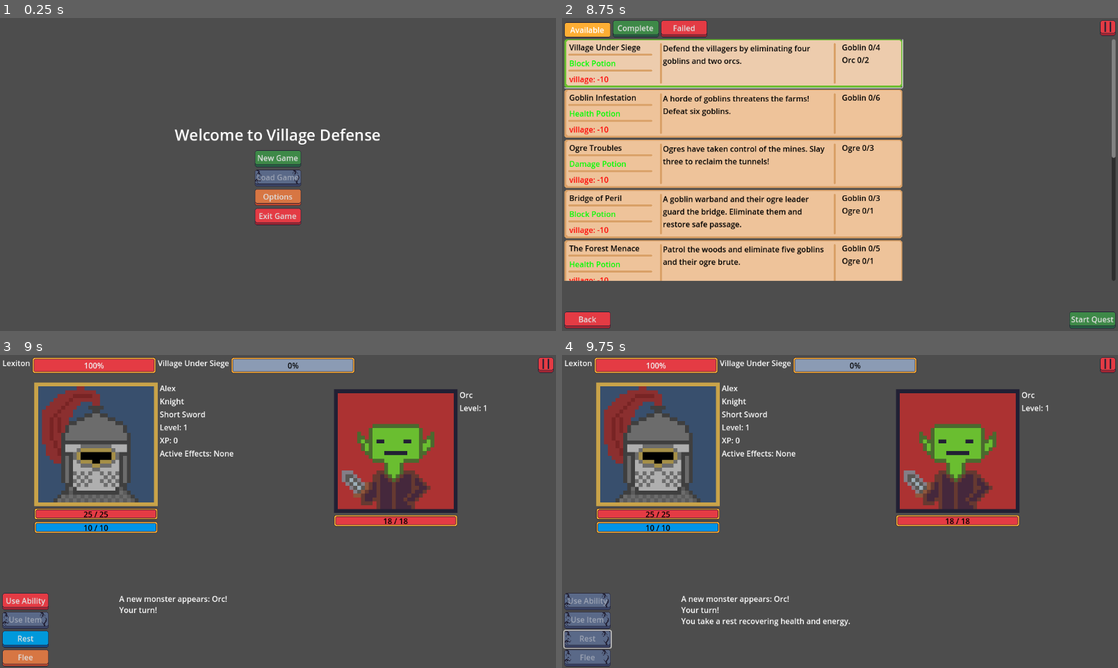
Above: before the commit, frames 1-4 (two rows, left to right).
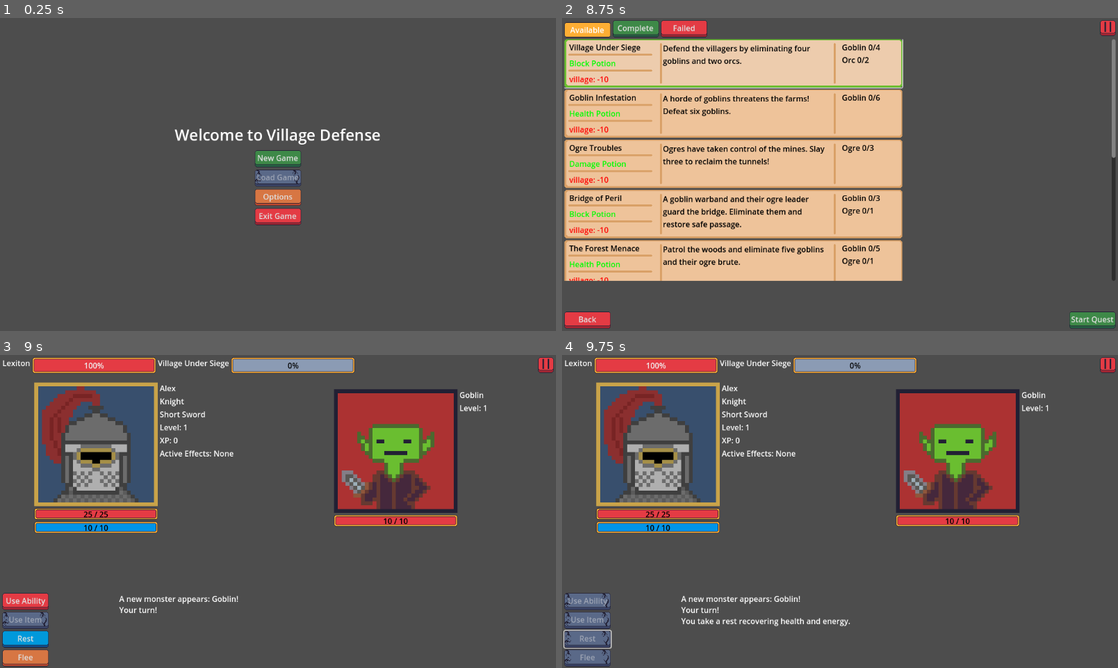
Above: after the commit, the same moments.

Repository: navtges3/PixelValley
Game: Godot game, scene res://scenes/ui/screens/main_menu_screen.tscn
The game is run twice, just before and just after one commit, with the same random seed, the same clock (stepped at 60 frames per second) and the same inputs.
Inputs (mouse positions are in pixels of both pictures, inside the frame that each line leads up to):
- Up to frame 1 (0.25 s): no input
- Up to frame 2 (8.75 s): click "New Game" at 0.5 s; click (873, 221) at 1.27 s; type "Alex" at 1.35 s; click (806, 149) at 2.02 s; click "Create Hero" at 2.75 s; click "Empty Slot 1" at 3.5 s; click "Quests" at 4.25 s; click "Available" at 5 s; click "Complete" at 5.75 s; click "Failed" at 6.5 s; click "Available" at 7.25 s; click (734, 64) at 8 s
- Up to frame 3 (9 s): click "Start Quest" at 8.75 s
- Up to frame 4 (9.75 s): click "Rest" at 9.5 s

Frames 1-2 are identical in both runs. In frame 3, 0.1% of the frame differs, in the area x 38-87%, y 11-79%; in frame 4, 0.1%.

Commit message:
Refactor battle management and UI updates for improved signal handling and clarity

Diff:
--- a/scripts/systems/battle_manager.gd
+++ b/scripts/systems/battle_manager.gd
@@ -3,9 +3,8 @@
 enum BattleState { PLAYER_TURN, MONSTER_TURN, RESOLVING, VICTORY, DEFEAT }
 
 var hero: HeroInstance
-var monster_ui: MonsterUI
+var monster: Monster
 var current_quest: Quest
-var battle_log: RichTextLabel
 
 var state = BattleState.PLAYER_TURN
 
@@ -15,18 +14,20 @@
 signal monster_turn()
 signal quest_completed()
 signal hero_defeated()
+signal battle_log_updated(msg: String)
+signal monster_updated(monster_ref: Monster)
+signal hero_updated(hero_ref: HeroInstance)
 
-func start_battle(hero_ref: HeroInstance, monster_ui_ref: MonsterUI, current_quest_ref: Quest, battle_log_ref: RichTextLabel) -> void:
+func start_battle(hero_ref: HeroInstance, current_quest_ref: Quest) -> void:
 	hero = hero_ref
-	monster_ui = monster_ui_ref
 	current_quest = current_quest_ref
-	battle_log = battle_log_ref
+	emit_signal("hero_updated", hero)
 	get_new_monster()
 	start_player_turn()
 
 func start_player_turn() -> void:
-	log_battle("Your turn!")
 	state = BattleState.PLAYER_TURN
+	emit_signal("battle_log_updated", "Your turn!")
 	emit_signal("player_turn")
 
 func player_ability_selected(ability_name: String) -> void:
@@ -35,63 +36,74 @@
 	# Find the ability by name
 	var ability = hero.get_ability_by_name(ability_name)
 	if ability and hero.can_use_ability(ability_name):
-		log_battle("Hero uses %s!" % ability_name)
+		emit_signal("battle_log_updated", "Hero uses %s!" % ability_name)
+
 		if ability is AttackAbility:
-			var monster_health = monster_ui.monster.current_hp
-			if ability.apply_attack(monster_ui.monster, hero.attack_modifier):
+			var old_hp = monster.current_hp
+			if ability.apply_attack(monster, hero.attack_modifier):
 				hero.use_energy(ability.energy_cost)
-				log_battle("%s took %d damage" % [monster_ui.monster.name, monster_health - monster_ui.monster.current_hp])
+				var damage = old_hp - monster.current_hp
+				emit_signal("battle_log_updated", "%s took %d damage" % [monster.name, damage])
+				emit_signal("monster_updated", monster)
+				emit_signal("hero_updated", hero)
 			end_player_turn()
+
 		elif ability is UtilityAbility:
 			if ability.apply_utility(hero):
 				hero.use_energy(ability.energy_cost)
-				log_battle("%s applied %s to self." % [hero.hero_name, ability.utility_effect])
+				emit_signal("battle_log_updated", "%s applied %s to self." % [hero.hero_name, ability.utility_effect])
+				emit_signal("hero_updated", hero)
 			end_player_turn()
-		else:
-			log_battle("Unknown ability type.")
 	else:
-		state = BattleState.PLAYER_TURN
-		log_battle("You can't use %s." % ability_name)
+		emit_signal("battle_log_updated", "You can't use %s." % ability_name)
 
 func rest() -> void:
 	if state != BattleState.PLAYER_TURN:
 		return
 	hero.rest()
-	log_battle("You take a rest recovering health and energy.")
+	emit_signal("battle_log_updated", "You take a rest recovering health and energy.")
+	emit_signal("hero_updated", hero)
 	end_player_turn()
 
 func end_player_turn() -> void:
 	if state != BattleState.PLAYER_TURN:
 		return
+
 	hero.update_cooldown()
-	if monster_ui.monster.is_alive():
+	emit_signal("hero_updated", hero)
+
+	if monster.is_alive():
 		state = BattleState.MONSTER_TURN
 		emit_signal("monster_turn")
 		await get_tree().create_timer(0.5).timeout
 		enemy_turn()
 	else:
-		var experience = monster_ui.monster.calculate_experience()
-		log_battle("You defeated %s! You gain %d experience." % [monster_ui.monster.name, experience])
+		var experience = monster.calculate_experience()
+		emit_signal("battle_log_updated", "You defeated %s! You gain %d experience." % [monster.name, experience])
 		hero.gain_experience(experience)
-		if current_quest.slay_monster(monster_ui.monster.name):
+		emit_signal("hero_updated", hero)
+
+		if current_quest.slay_monster(monster.name):
 			end_battle(true)
 		else:
-			emit_signal("monster_slain", monster_ui.monster.name)
+			emit_signal("monster_slain", monster.name)
 
 func get_new_monster() -> void:
 	var new_monster_name = current_quest.get_monster()
 	if new_monster_name == "":
-		log_battle("No more monsters to fight!")
+		emit_signal("battle_log_updated", "No more monsters to fight!")
 		end_battle(true)
 	else:
-		emit_signal("new_monster", MonsterLoader.get_monster(new_monster_name, hero.level))
-		log_battle("A new monster appears: %s!" % new_monster_name)
+		monster = MonsterLoader.get_monster(new_monster_name, hero.level)
+		emit_signal("new_monster", monster)
+		emit_signal("battle_log_updated", "A new monster appears: %s!" % new_monster_name)
 
 func enemy_turn() -> void:
-	log_battle("Enemy turn...")
-	var damage = monster_ui.monster.get_attack_damage()
+	emit_signal("battle_log_updated", "Enemy turn...")
+	var damage = monster.get_attack_damage()
 	hero.take_damage(damage)
-	log_battle("%s took %d damage" % [hero.hero_name, damage])
+	emit_signal("battle_log_updated", "%s took %d damage" % [hero.hero_name, damage])
+	emit_signal("hero_updated", hero)
 
 	if hero.is_alive():
 		start_player_turn()
@@ -99,24 +111,11 @@
 		end_battle(false)
 
 func end_battle(player_won: bool) -> void:
-	if player_won:
-		state = BattleState.VICTORY
-		log_battle("You win!")
-		if current_quest.is_complete():
-			# skip victory popup if quest is complete
-			log_battle("Quest completed: %s" % current_quest.title)
-			emit_signal("quest_completed")
-	else:
-		state = BattleState.DEFEAT
-		log_battle("You lose!")
+	state = BattleState.VICTORY if player_won else BattleState.DEFEAT
+	emit_signal("battle_log_updated", "You win!" if player_won else "You lose!")
+	if player_won and current_quest.is_complete():
+		# skip victory popup if quest is complete
+		emit_signal("battle_log_updated", "Quest completed: %s" % current_quest.title)
+		emit_signal("quest_completed")
+	elif not player_won:
 		emit_signal("hero_defeated")
-
-func _on_victory_popup_visibility_changed(visible: bool) -> void:
-	if not visible:
-		print("Victory popup closed, getting new monster.")
-		get_new_monster()
-		start_player_turn()
-
-func log_battle(message: String) -> void:
-	if battle_log:
-		battle_log.append_text("%s\n" % message)
--- a/scripts/ui/screens/battle_screen.gd
+++ b/scripts/ui/screens/battle_screen.gd
@@ -26,8 +26,10 @@
 var current_quest: Quest
 
 func _ready() -> void:
+	hero = GameState.hero
+	current_quest = GameState.current_quest
+
 	victory_popup.continue_button.pressed.connect(_on_victory_popup_continue_pressed)
-	# Connect buttons
 	pause_button.pressed.connect(_on_pause_button_pressed)
 	ability_button.toggled.connect(_on_ability_button_toggled)
 	rest_button.pressed.connect(_on_rest_button_pressed)
@@ -39,20 +41,29 @@
 	battle_manager.monster_turn.connect(_on_monster_turn)
 	battle_manager.quest_completed.connect(_on_quest_completed)
 	battle_manager.hero_defeated.connect(_on_hero_defeated)
-	start_battle()
+	battle_manager.battle_log_updated.connect(_on_battle_log_updated)
+	battle_manager.hero_updated.connect(_on_hero_updated)
+	battle_manager.monster_updated.connect(_on_monster_updated)
 
-func start_battle():
-	hero = GameState.hero
-	current_quest = GameState.current_quest
-	monster = MonsterLoader.get_monster(current_quest.get_monster(), hero.level)
-	# Set combatant information
-	hero_ui.set_hero_info(hero)
+	battle_manager.start_battle(hero, current_quest)
+
+func _on_battle_log_updated(msg: String) -> void:
+	$ActionArea/BattleLog.append_text(msg + "\n")
+
+func _on_hero_updated(hero_ref: HeroInstance) -> void:
+	hero_ui.set_hero_info(hero_ref)
+
+func _on_monster_updated(monster_ref: Monster) -> void:
+	monster_ui.set_monster_info(monster_ref)
+
+func _on_new_monster(monster_ref: Monster) -> void:
+	monster = monster_ref
 	monster_ui.set_monster_info(monster)
 
-	var battle_log = $ActionArea/BattleLog
-
-	# Start the battle
-	battle_manager.start_battle(hero, monster_ui, current_quest, battle_log)
+func _on_monster_slain(monster_name: String) -> void:
+	print("%s was slain!" % monster_name)
+	quest_bar.update_bar()
+	victory_popup.popup_centered()
 
 func _on_ability_button_toggled(button_pressed: bool):
 	if button_pressed:
@@ -95,25 +106,13 @@
 	battle_manager.get_new_monster()
 	battle_manager.start_player_turn()
 
-func _on_monster_slain(monster_name: String) -> void:
-	print("%s was slain!" % monster_name)
-	quest_bar.update_bar()
-	victory_popup.popup_centered()
-
-func _on_new_monster(monster_ref: Monster) -> void:
-	monster_ui.set_monster_info(monster_ref)
-
 func _on_player_turn():
-	hero_ui.update()
-	monster_ui.update()
 	ability_button.disabled = not hero.can_use_abilities()
 	item_button.disabled = true
 	rest_button.disabled = false
 	flee_button.disabled = false
 
 func _on_monster_turn():
-	hero_ui.update()
-	monster_ui.update()
 	ability_button.disabled = true
 	item_button.disabled = true
 	rest_button.disabled = true
